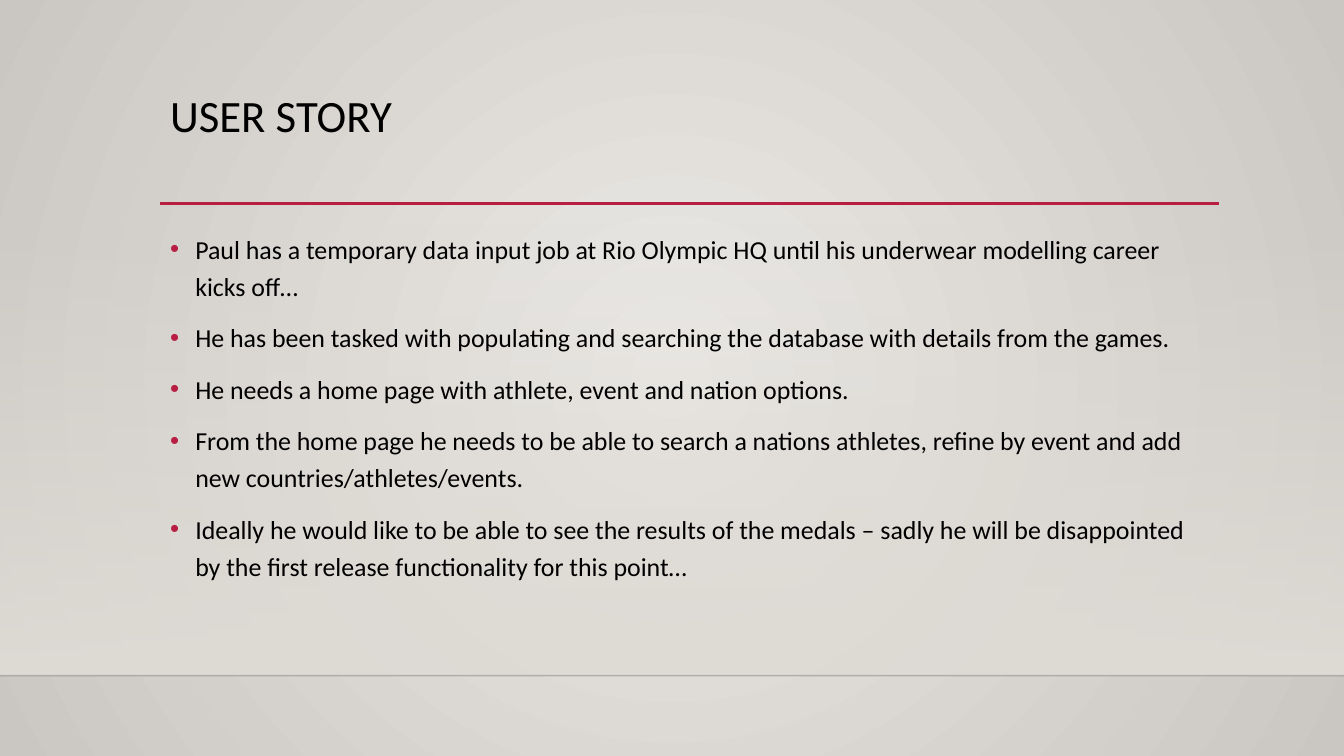
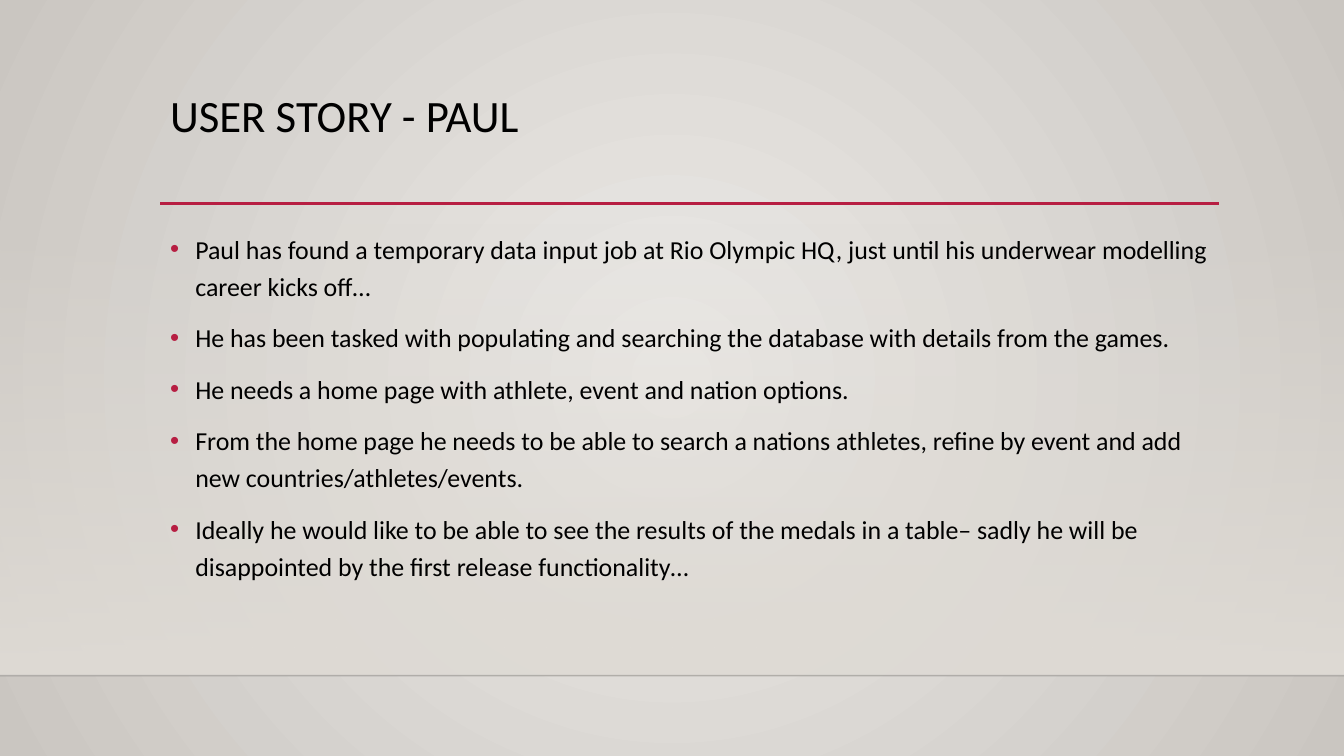
Before and after one commit to davidmorrison1981/week4_project, a slide deck: slide 5 of documentation/Week4_project.pptx (slide 4 before the commit). Drawn at 1344x756 pixels with LibreOffice and Linux fonts; fonts in the diff are those of the drawing; background and template pictures are left out. Boxes give left, top, right and bottom in pixels: in the first picture for what was removed or moved away, otherwise in the second. Text is boxed around its words. In the diff, an @@ line names an element or a change of style, - is before the commit and + after.

```diff
--- a/documentation/Week4_project.pptx
+++ b/documentation/Week4_project.pptx
@@ title at [170,103,519,133]: text changed @@
-USER STORY
+USER STORY - PAUL
@@ text at [195,241,1206,296]: text changed @@
-• Paul has a temporary data input job at Rio Olympic HQ until his underwear modelling career kicks off…
+• Paul has found a temporary data input job at Rio Olympic HQ, just until his underwear modelling career kicks off…
@@ text at [195,521,1137,580]: text changed @@
-• Ideally he would like to be able to see the results of the medals – sadly he will be disappointed by the first release functionality for this point…
+• Ideally he would like to be able to see the results of the medals in a table– sadly he will be disappointed by the first release functionality…
```
Also in this commit, not shown: 2 other slides changed, 2 other files.
